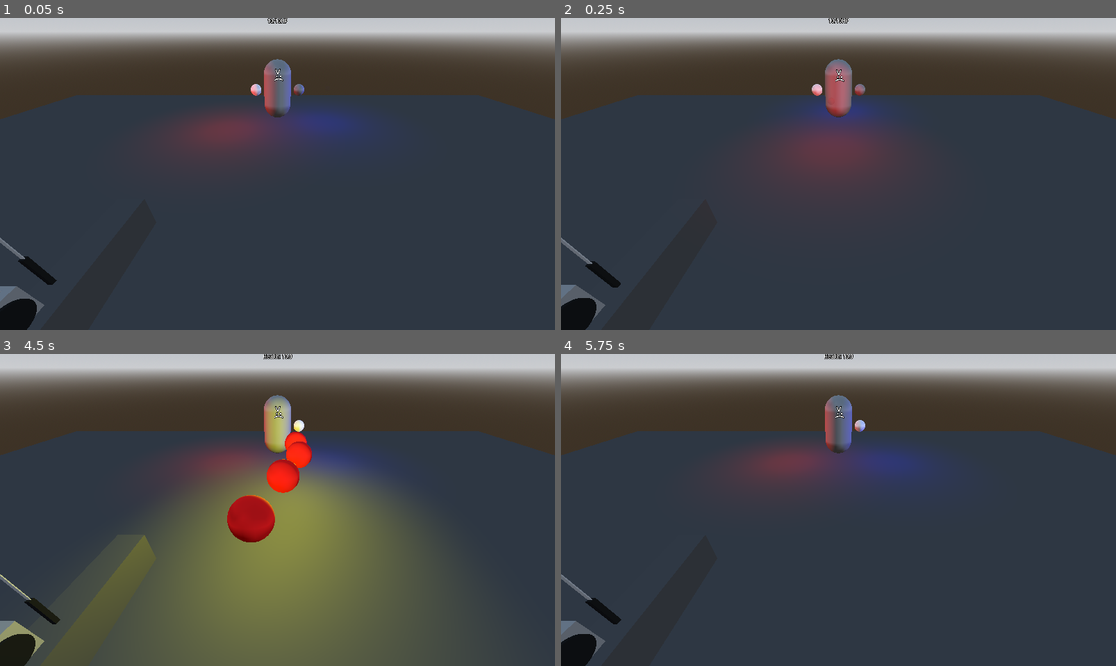
Above: before the commit, frames 1-4 (two rows, left to right).
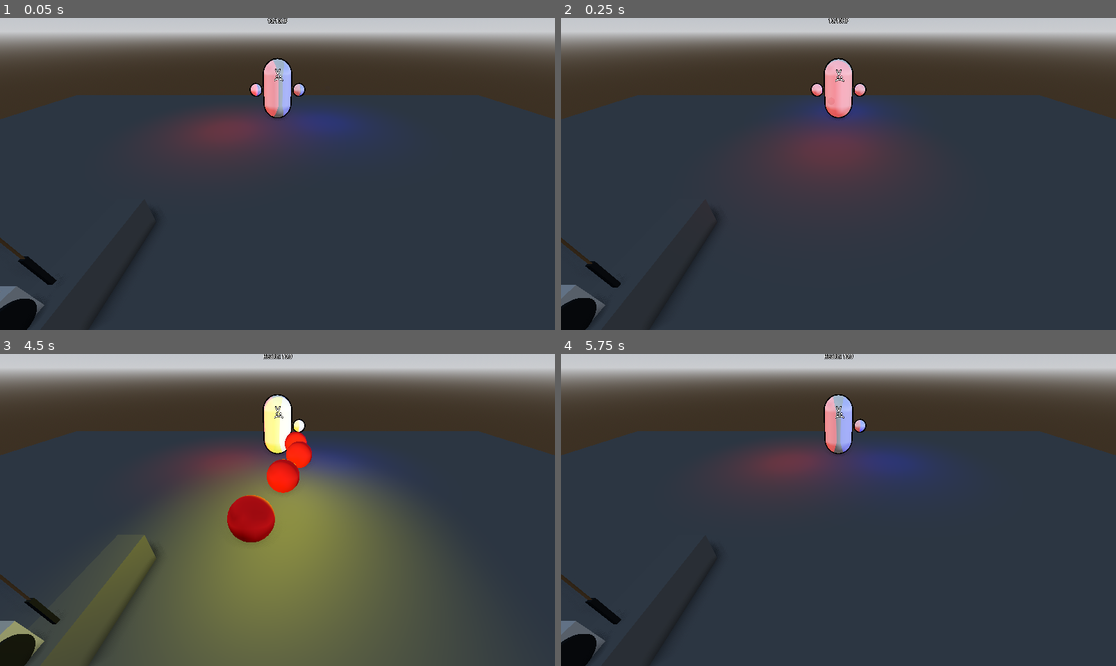
Above: after the commit, the same moments.

Repository: HelloIsReal/Supernatural_Battles
Game: Godot game, scene res://Scenes/combat_testing_grounds.tscn
Two runs of this game, one before a commit and one after it. Both use one fixed random seed, a clock stepped at 60 frames per second and the inputs below. Sound files missing from this copy of the repository are replaced by a short silence.
Inputs (mouse positions are in pixels of both pictures, inside the frame that each line leads up to):
- Up to frame 1 (0.05 s): no input
- Up to frame 2 (0.25 s): no input
- Up to frame 3 (4.5 s): tap Enter (ui_accept) at 0.5, 0.77, 1.07, 3.77, 4.07 s; move the mouse to (399, 494) at 0.52 s; hold Right (ui_right) 0.53-1.25 s; tap Q at 0.6, 3.6 s; click (399, 494) at 0.67 s; drag from (166, 525) to (249, 572) at 1.27 s; move the mouse to (333, 441) at 2.02 s; hold Right (ui_right) 2.03-2.75 s; tap Shift at 2.1 s; drag from (249, 572) to (111, 463) at 2.77 s; move the mouse to (444, 556) at 3.52 s; hold Left (ui_left) 3.53-4.25 s; drag from (111, 463) to (194, 432) at 4.27 s
- Up to frame 4 (5.75 s): move the mouse to (866, 510) at 5.02 s; hold Down (ui_down) from 5.03 s (still down); tap Shift at 5.1 s; click (866, 510) at 5.17 s

The runs differ from the first frame. In frame 1, 1.1% of the frame differs, in the area x 0-56%, y 0-96%; in frame 2, 1.1%, in the area x 0-56%, y 0-97%; in frame 3, 1.1%; in frame 4, 1.0%.

Commit message:
Level 1 elevator progress started

Diff:
--- a/Scenes/combat_testing_grounds.tscn
+++ b/Scenes/combat_testing_grounds.tscn
@@ -26,6 +26,10 @@
 background_mode = 2
 sky = SubResource("Sky_h2yge")
 tonemap_mode = 2
+ssao_enabled = true
+ssao_radius = 4.0
+ssao_intensity = 10.0
+fog_light_color = Color(0.09983512, 0.12163707, 0.17773375, 1)
 
 [sub_resource type="StandardMaterial3D" id="StandardMaterial3D_0xm2m"]
 albedo_color = Color(0.29954746, 0.29954746, 0.29954743, 1)
--- /dev/null
+++ b/Scenes/elevator.gd
@@ -0,0 +1,14 @@
+extends Node3D
+
+func _ready() -> void:
+	elevatorDoorOpen()
+
+
+func elevatorDoorOpen():
+	var tween = get_tree().create_tween()
+	tween.tween_property($door, "position", Vector3(2.1,0,0), 3).set_trans(Tween.TRANS_QUAD)
+	await tween.finished
+
+func elevatorDoorClose():
+	var tween = get_tree().create_tween()
+	tween.tween_property($door, "position", Vector3(0.0,0,0), 3).set_trans(Tween.TRANS_QUAD)
--- a/Scenes/firstBoss.tscn
+++ b/Scenes/firstBoss.tscn
@@ -2,6 +2,7 @@
 
 [ext_resource type="Script" uid="uid://i26p7pvcf322" path="res://Scenes/firstBoss.gd" id="1_fmmnk"]
 [ext_resource type="AudioStream" uid="uid://ubwwujb60mly" path="res://voices/watashi first attack desu.wav" id="2_l2ouv"]
+[ext_resource type="Material" uid="uid://dp6glv31muedr" path="res://Toon Material.tres" id="2_s7hp4"]
 
 [sub_resource type="BoxShape3D" id="BoxShape3D_etiev"]
 size = Vector3(1.0167599, 1.9441986, 0.84690857)
@@ -143,7 +144,7 @@
 
 [sub_resource type="StandardMaterial3D" id="StandardMaterial3D_5ab6w"]
 transparency = 1
-albedo_color = Color(1, 0, 0, 1)
+albedo_color = Color(1, 0, 0, 0)
 
 [sub_resource type="SphereMesh" id="SphereMesh_ajevy"]
 material = SubResource("StandardMaterial3D_5ab6w")
@@ -152,7 +153,7 @@
 
 [sub_resource type="StandardMaterial3D" id="StandardMaterial3D_veu6x"]
 transparency = 1
-albedo_color = Color(0, 0, 1, 1)
+albedo_color = Color(0, 0, 1, 0)
 
 [sub_resource type="SphereMesh" id="SphereMesh_owon5"]
 material = SubResource("StandardMaterial3D_veu6x")
@@ -183,14 +184,17 @@
 [node name="model" type="Node3D" parent="." unique_id=1985393849]
 
 [node name="body" type="MeshInstance3D" parent="model" unique_id=21792402]
+material_override = ExtResource("2_s7hp4")
 mesh = SubResource("CapsuleMesh_fmmnk")
 
 [node name="rightHand" type="MeshInstance3D" parent="model" unique_id=73649130]
 transform = Transform3D(1, 0, 0, 0, 1, 0, 0, 0, 1, 0.8, 0, 0)
+material_override = ExtResource("2_s7hp4")
 mesh = SubResource("SphereMesh_gyv2n")
 
 [node name="leftHand" type="MeshInstance3D" parent="model" unique_id=14315426]
 transform = Transform3D(1, 0, 0, 0, 1, 0, 0, 0, 1, -0.8, 0, 0)
+material_override = ExtResource("2_s7hp4")
 mesh = SubResource("SphereMesh_ckjwh")
 
 [node name="Label3D2" type="Label3D" parent="." unique_id=710939821]
--- /dev/null
+++ b/Scenes/level_1.tscn
@@ -0,0 +1,97 @@
+[gd_scene format=3 uid="uid://c524w6di38tng"]
+
+[ext_resource type="PackedScene" uid="uid://erx5gd5q14a6" path="res://Scenes/xr_origin.tscn" id="1_vk57k"]
+[ext_resource type="Texture2D" uid="uid://cvusfg5qbu2hh" path="res://mirrorPlaceholder.png" id="2_8ffim"]
+[ext_resource type="Script" uid="uid://400u8hdtgta8" path="res://Scenes/elevator.gd" id="2_xfk5q"]
+
+[sub_resource type="BoxMesh" id="BoxMesh_xfk5q"]
+size = Vector3(2, 0.1, 2)
+
+[sub_resource type="BoxMesh" id="BoxMesh_7p6j4"]
+size = Vector3(2, 0.1, 2)
+
+[sub_resource type="BoxMesh" id="BoxMesh_6444e"]
+size = Vector3(0.1, 3, 2)
+
+[sub_resource type="BoxMesh" id="BoxMesh_evi0p"]
+size = Vector3(0.1, 3, 2)
+
+[sub_resource type="BoxMesh" id="BoxMesh_lsmp6"]
+size = Vector3(2, 3, 0.1)
+
+[sub_resource type="BoxMesh" id="BoxMesh_xrdnt"]
+size = Vector3(2, 3, 0.05)
+
+[sub_resource type="BoxMesh" id="BoxMesh_wrinw"]
+size = Vector3(2.2, 3, 0.05)
+
+[sub_resource type="StandardMaterial3D" id="StandardMaterial3D_xfk5q"]
+backlight_enabled = true
+
+[sub_resource type="BoxMesh" id="BoxMesh_chwpn"]
+material = SubResource("StandardMaterial3D_xfk5q")
+size = Vector3(1, 0.1, 2)
+
+[sub_resource type="ProceduralSkyMaterial" id="ProceduralSkyMaterial_xfk5q"]
+
+[sub_resource type="Sky" id="Sky_7p6j4"]
+sky_material = SubResource("ProceduralSkyMaterial_xfk5q")
+
+[sub_resource type="Environment" id="Environment_6444e"]
+background_mode = 1
+background_color = Color(0.026247352, 0.026236836, 0.15217525, 1)
+sky = SubResource("Sky_7p6j4")
+fog_enabled = true
+fog_light_color = Color(0.08742539, 0.09681978, 0.11349002, 1)
+
+[node name="level1" type="Node3D" unique_id=1784115397]
+
+[node name="XROrigin3D" parent="." unique_id=503226863 instance=ExtResource("1_vk57k")]
+transform = Transform3D(1, 0, 0, 0, 1, 0, 0, 0, 1, 0, 1.2212969, 0)
+
+[node name="elevator" type="Node3D" parent="." unique_id=1739483795]
+script = ExtResource("2_xfk5q")
+
+[node name="MeshInstance3D" type="MeshInstance3D" parent="elevator" unique_id=403650700]
+mesh = SubResource("BoxMesh_xfk5q")
+
+[node name="MeshInstance3D5" type="MeshInstance3D" parent="elevator" unique_id=839947201]
+transform = Transform3D(1, 0, 0, 0, 1, 0, 0, 0, 1, 0, 2.7549882, 0)
+mesh = SubResource("BoxMesh_7p6j4")
+
+[node name="MeshInstance3D2" type="MeshInstance3D" parent="elevator" unique_id=669718563]
+transform = Transform3D(1, 0, 0, 0, 1, 0, 0, 0, 1, -1, 1.3332465, 0)
+mesh = SubResource("BoxMesh_6444e")
+
+[node name="MeshInstance3D3" type="MeshInstance3D" parent="elevator" unique_id=570449322]
+transform = Transform3D(1, 0, 0, 0, 1, 0, 0, 0, 1, 1, 1.3332465, 0)
+mesh = SubResource("BoxMesh_evi0p")
+
+[node name="MeshInstance3D4" type="MeshInstance3D" parent="elevator" unique_id=162295692]
+transform = Transform3D(1, 0, 0, 0, 1, 0, 0, 0, 1, 0, 1.3332465, 1)
+mesh = SubResource("BoxMesh_lsmp6")
+
+[node name="door" type="Node3D" parent="elevator" unique_id=2090398062]
+
+[node name="door1" type="MeshInstance3D" parent="elevator/door" unique_id=1114973127]
+transform = Transform3D(1, 0, 0, 0, 1, 0, 0, 0, 1, 0, 1.3332465, -1)
+mesh = SubResource("BoxMesh_xrdnt")
+
+[node name="door2" type="MeshInstance3D" parent="elevator/door" unique_id=1770053492]
+transform = Transform3D(1, 0, 0, 0, 1, 0, 0, 0, 1, -0.050024748, 1.3332465, -1.069225)
+mesh = SubResource("BoxMesh_wrinw")
+
+[node name="MeshInstance3D6" type="MeshInstance3D" parent="elevator" unique_id=373312476]
+transform = Transform3D(1, 0, 0, 0, 1, 0, 0, 0, 1, 0, 1.1785021, 0.20192194)
+mesh = SubResource("BoxMesh_chwpn")
+
+[node name="Sprite3D" type="Sprite3D" parent="." unique_id=852214732]
+transform = Transform3D(-0.25, 0, -3.774895e-08, 0, 0.25, 0, 3.774895e-08, 0, -0.25, 0, 1.7000341, 0.8656573)
+texture = ExtResource("2_8ffim")
+
+[node name="Camera3D" type="Camera3D" parent="." unique_id=2002830930]
+transform = Transform3D(-1, 0, -8.742278e-08, 0, 1, 0, 8.742278e-08, 0, -1, 0, 0.90785336, -4.489986)
+current = true
+
+[node name="WorldEnvironment" type="WorldEnvironment" parent="." unique_id=982452447]
+environment = SubResource("Environment_6444e")
--- a/Scenes/sword.tscn
+++ b/Scenes/sword.tscn
@@ -27,6 +27,8 @@
 
 [sub_resource type="StandardMaterial3D" id="StandardMaterial3D_4gx3d"]
 albedo_color = Color(0.70796657, 0.7079665, 0.7079665, 1)
+metallic = 1.0
+roughness = 0.1
 
 [sub_resource type="CylinderMesh" id="CylinderMesh_e4ynd"]
 material = SubResource("StandardMaterial3D_4gx3d")
--- a/Scenes/tutorialLearningArea.tscn
+++ b/Scenes/tutorialLearningArea.tscn
@@ -1,6 +1,7 @@
 [gd_scene format=3 uid="uid://b5lbbny2tprw"]
 
 [ext_resource type="Script" uid="uid://8t2hi6onuxtk" path="res://Scripts/tutorialMain.gd" id="1_vhp3c"]
+[ext_resource type="Texture2D" uid="uid://b4av7ev1elspk" path="res://sky_42_2k.png" id="2_dwmg1"]
 [ext_resource type="PackedScene" uid="uid://erx5gd5q14a6" path="res://Scenes/xr_origin.tscn" id="3_t0sxt"]
 [ext_resource type="PackedScene" uid="uid://dcnba8u2qp7h1" path="res://Scenes/rock_climb_object.tscn" id="4_r8bqt"]
 [ext_resource type="PackedScene" uid="uid://clujaf3u776a3" path="res://addons/godot-xr-tools/objects/viewport_2d_in_3d.tscn" id="5_qbi1s"]
@@ -8,13 +9,13 @@
 [ext_resource type="PackedScene" uid="uid://b1xiv0kmvr0g0" path="res://Scenes/sword.tscn" id="7_eyfwf"]
 [ext_resource type="PackedScene" uid="uid://uejbqgsbuhk2" path="res://Scenes/speakersPickable.tscn" id="8_6eadw"]
 [ext_resource type="PackedScene" uid="uid://bxooylom0hsdb" path="res://Scenes/cube.tscn" id="9_c35cr"]
-
-[sub_resource type="ProceduralSkyMaterial" id="ProceduralSkyMaterial_0xm2m"]
-sky_horizon_color = Color(0.66224277, 0.6717428, 0.6867428, 1)
-ground_horizon_color = Color(0.66224277, 0.6717428, 0.6867428, 1)
+[ext_resource type="PackedScene" uid="uid://bo2dpae16s0f2" path="res://Scenes/freeFlyCamera.tscn" id="9_vhp3c"]
+
+[sub_resource type="PanoramaSkyMaterial" id="PanoramaSkyMaterial_t0sxt"]
+panorama = ExtResource("2_dwmg1")
 
 [sub_resource type="Sky" id="Sky_2pdc7"]
-sky_material = SubResource("ProceduralSkyMaterial_0xm2m")
+sky_material = SubResource("PanoramaSkyMaterial_t0sxt")
 
 [sub_resource type="Environment" id="Environment_1bvp3"]
 background_mode = 2
@@ -291,3 +292,6 @@
 
 [node name="cube3" parent="." unique_id=1183396809 instance=ExtResource("9_c35cr")]
 transform = Transform3D(1, 0, 0, 0, 1, 0, 0, 0, 1, 1.164703, 1.1335979, 0.72981894)
+
+[node name="Camera3D" parent="." unique_id=1595908686 instance=ExtResource("9_vhp3c")]
+current = true
--- /dev/null
+++ b/Toon Material.tres
@@ -0,0 +1,22 @@
+[gd_resource type="StandardMaterial3D" format=3 uid="uid://dp6glv31muedr"]
+
+[sub_resource type="StandardMaterial3D" id="StandardMaterial3D_l2ouv"]
+render_priority = 1
+transparency = 1
+shading_mode = 0
+albedo_color = Color(0, 0, 0, 1)
+grow = true
+grow_amount = 0.04
+stencil_mode = 3
+stencil_flags = 1
+stencil_compare = 5
+metadata/_stencil_owned = true
+
+[resource]
+next_pass = SubResource("StandardMaterial3D_l2ouv")
+diffuse_mode = 3
+specular_mode = 1
+roughness = 0.0
+stencil_mode = 1
+stencil_flags = 2
+stencil_outline_thickness = 0.04
--- a/project.godot
+++ b/project.godot
@@ -40,6 +40,7 @@
 playerAttack="Anything in this group damages the enemy"
 floor=""
 player=""
+testTargetGroup=""
 
 [layer_names]
 
Not shown, added: Scenes/elevator.gd.uid
Not shown: 1 places in Scenes/sword.tscn that only renumber resources
Binary file added: mirrorPlaceholder.png
Not shown, added: mirrorPlaceholder.png.import
Not shown, added: sky_42_2k.png.import
